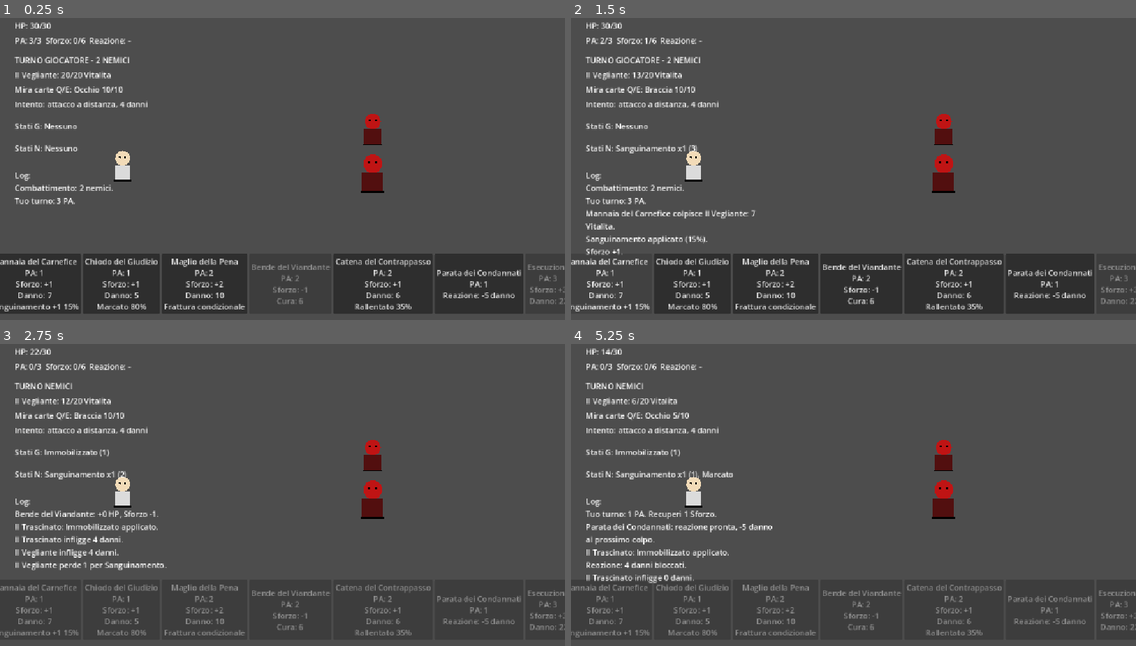
Above: before the commit, frames 1-4 (two rows, left to right).
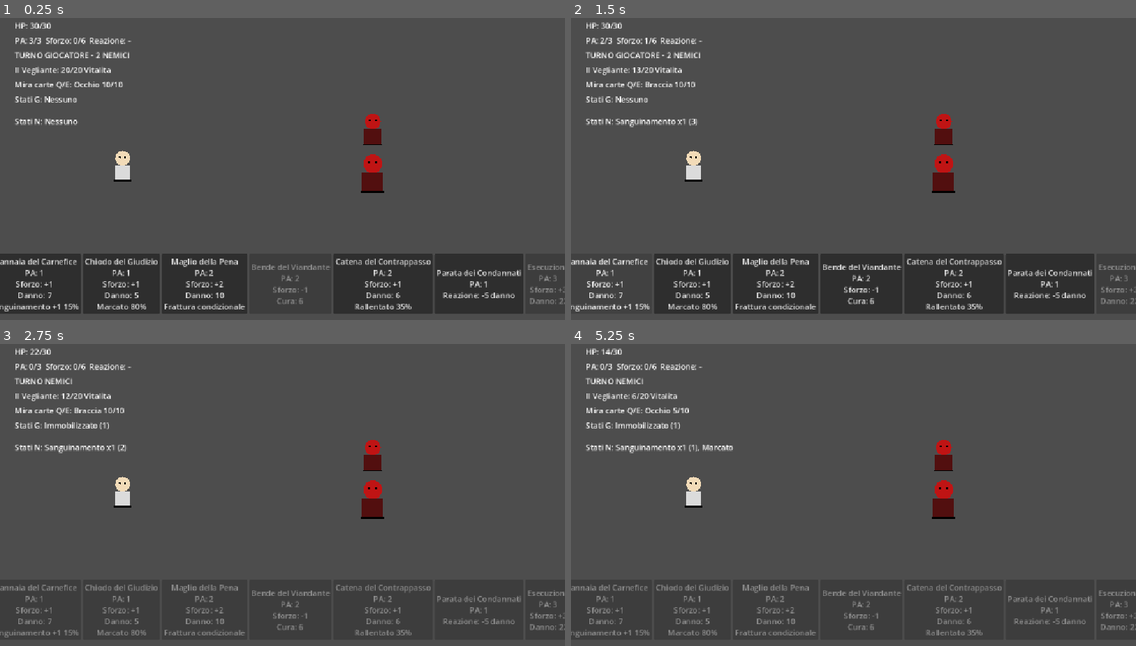
Above: after the commit, the same moments.

Repository: Chivas1504/Gioco
Game: Godot game, scene res://scenes/game.tscn
Two runs of this game, one before a commit and one after it. Both use one fixed random seed, a clock stepped at 60 frames per second and the inputs below.
Inputs (mouse positions are in pixels of both pictures, inside the frame that each line leads up to):
- Up to frame 1 (0.25 s): no input
- Up to frame 2 (1.5 s): tap Enter at 0.5 s; move the mouse to (977, 147) at 0.52 s; hold D (move_right) 0.53-1.25 s; tap Q at 0.6 s; click (977, 147) at 0.67 s; click "Mannaia del Carnefice PA: 1 S…" at 1.25 s
- Up to frame 3 (2.75 s): click "Bende del Viandante PA: 2 Sfo…" at 2 s
- Up to frame 4 (5.25 s): move the mouse to (740, 507) at 2.77 s; hold S (move_down) 2.78-3.5 s; tap E at 2.85 s; click "Chiodo del Giudizio PA: 1 Sfo…" at 3.5 s; move the mouse to (910, 419) at 4.27 s; hold D (move_right) 4.28-5 s; tap Tab at 4.35 s; click "Parata dei Condannati PA: 1 R…" at 5 s

The runs differ from the first frame. In frame 1, 2.3% of the frame differs, in the area x 2-27%, y 11-62%; in frame 2, 3.2%; in frame 3, 3.4%; in frame 4, 3.8%, in the area x 2-36%, y 11-80%.

Commit message:
Revert "Add combat log and enemy intent UI"
This reverts commit 347b0b99bf1e7e494917ab3c8c6db425ed51685a.

Diff:
--- a/scenes/game.tscn
+++ b/scenes/game.tscn
@@ -33,13 +33,13 @@
 offset_bottom = 40.0
 
 [node name="CombatPanel" type="Panel" parent="UI/HUD" unique_id=1667139331]
-custom_minimum_size = Vector2(420, 430)
+custom_minimum_size = Vector2(360, 260)
 custom_maximum_size = Vector2(0, 0)
 layout_mode = 0
 offset_left = 20.0
 offset_top = 20.0
-offset_right = 440.0
-offset_bottom = 450.0
+offset_right = 380.0
+offset_bottom = 280.0
 
 [node name="HPLabel" type="Label" parent="UI/HUD/CombatPanel" unique_id=1036347661]
 layout_mode = 0
@@ -53,69 +53,51 @@
 layout_mode = 0
 offset_left = 10.0
 offset_top = 40.0
-offset_right = 410.0
-offset_bottom = 75.0
+offset_right = 350.0
+offset_bottom = 63.0
 text = "PA: 3/3  Sforzo: 0/6  Reazione: -"
-autowrap_mode = 3
 
 [node name="StateLabel" type="Label" parent="UI/HUD/CombatPanel" unique_id=1573503359]
 layout_mode = 0
 offset_left = 10.0
-offset_top = 80.0
-offset_right = 410.0
-offset_bottom = 103.0
+offset_top = 70.0
+offset_right = 350.0
+offset_bottom = 93.0
 text = "ESPLORAZIONE"
 
 [node name="EnemyHPLabel" type="Label" parent="UI/HUD/CombatPanel" unique_id=641471336]
 layout_mode = 0
 offset_left = 10.0
-offset_top = 110.0
-offset_right = 410.0
-offset_bottom = 133.0
+offset_top = 100.0
+offset_right = 350.0
+offset_bottom = 123.0
 text = "Nemico: 25/25 HP"
 
 [node name="TargetPartLabel" type="Label" parent="UI/HUD/CombatPanel" unique_id=1209258386]
+custom_minimum_size = Vector2(10, 130)
 layout_mode = 0
 offset_left = 10.0
-offset_top = 140.0
-offset_right = 410.0
-offset_bottom = 163.0
+offset_top = 130.0
+offset_right = 350.0
+offset_bottom = 260.0
 text = "Mira carte: Testa"
 
-[node name="IntentLabel" type="Label" parent="UI/HUD/CombatPanel" unique_id=622934905]
+[node name="PlayerStatusLabel" type="Label" parent="UI/HUD/CombatPanel" unique_id=615252701]
+custom_maximum_size = Vector2(340, 40)
 layout_mode = 0
 offset_left = 10.0
-offset_top = 170.0
-offset_right = 410.0
-offset_bottom = 205.0
-text = "Intento: -"
-autowrap_mode = 3
-
-[node name="PlayerStatusLabel" type="Label" parent="UI/HUD/CombatPanel" unique_id=615252701]
-custom_maximum_size = Vector2(400, 40)
-layout_mode = 0
-offset_left = 10.0
-offset_top = 215.0
-offset_right = 410.0
-offset_bottom = 255.0
+offset_top = 160.0
+offset_right = 350.0
+offset_bottom = 200.0
 autowrap_mode = 3
 
 [node name="EnemyStatusLabel" type="Label" parent="UI/HUD/CombatPanel" unique_id=1127790825]
-custom_maximum_size = Vector2(400, 45)
+custom_maximum_size = Vector2(340, 45)
 layout_mode = 0
 offset_left = 10.0
-offset_top = 260.0
-offset_right = 410.0
-offset_bottom = 305.0
-autowrap_mode = 3
-
-[node name="CombatLogLabel" type="Label" parent="UI/HUD/CombatPanel" unique_id=125469030]
-layout_mode = 0
-offset_left = 10.0
-offset_top = 315.0
-offset_right = 410.0
-offset_bottom = 420.0
-text = "Log: -"
+offset_top = 205.0
+offset_right = 350.0
+offset_bottom = 250.0
 autowrap_mode = 3
 
 [node name="CardBar" type="HBoxContainer" parent="UI/HUD" unique_id=1747839705]
--- a/scripts/core/game.gd
+++ b/scripts/core/game.gd
@@ -8,7 +8,6 @@
 @onready var state_label: Label = $UI/HUD/CombatPanel/StateLabel
 @onready var enemy_hp_label: Label = $UI/HUD/CombatPanel/EnemyHPLabel
 @onready var target_part_label: Label = $UI/HUD/CombatPanel/TargetPartLabel
-@onready var intent_label: Label = $UI/HUD/CombatPanel/IntentLabel
 
 @onready var player_status_label: Label = (
 	$UI/HUD/CombatPanel/PlayerStatusLabel
@@ -16,10 +15,6 @@
 
 @onready var enemy_status_label: Label = (
 	$UI/HUD/CombatPanel/EnemyStatusLabel
-)
-
-@onready var combat_log_label: Label = (
-	$UI/HUD/CombatPanel/CombatLogLabel
 )
 
 @onready var card_bar = $UI/HUD/CardBar
@@ -40,7 +35,6 @@
 const PLAYER_COMBAT_POSITION := Vector2(250.0, 330.0)
 const ENEMY_COMBAT_CENTER := Vector2(760.0, 300.0)
 const ENEMY_COMBAT_SPACING := 90.0
-const MAX_COMBAT_LOG_LINES := 5
 
 
 var current_mode: String = GameMode.EXPLORATION
@@ -68,7 +62,6 @@
 var enemy_is_acting: bool = false
 var player_is_dead: bool = false
 var player_actions_remaining: int = PLAYER_MAX_ACTIONS
-var combat_log: Array[String] = []
 
 var mannaia_del_carnefice: CardData
 var chiodo_del_giudizio: CardData
@@ -265,7 +258,6 @@
 
 	enemy_is_acting = false
 	player.velocity = Vector2.ZERO
-	combat_log.clear()
 
 	card_bar.visible = false
 
@@ -293,7 +285,6 @@
 
 	current_mode = GameMode.COMBAT
 	player.velocity = Vector2.ZERO
-	combat_log.clear()
 
 	_save_exploration_positions()
 	_arrange_combat_stage()
@@ -310,13 +301,6 @@
 
 	_update_enemy_visibility()
 	_update_enemy_selection_visuals()
-	_add_combat_log(
-		"Combattimento: "
-		+ str(
-			_count_alive_combat_enemies()
-		)
-		+ " nemici."
-	)
 	_begin_player_activation()
 
 
@@ -877,12 +861,6 @@
 	if not _is_card_available(
 		card
 	):
-		if card != null:
-			_add_combat_log(
-				card.card_name
-				+ " non e disponibile."
-			)
-
 		return
 
 	if card.is_reaction():
@@ -922,53 +900,16 @@
 			_get_selected_body_part()
 		)
 
-		var damage_result: Dictionary = target_enemy.take_part_damage(
+		target_enemy.take_part_damage(
 			target_part,
 			modified_damage
 		)
-
-		_add_combat_log(
-			card.card_name
-			+ " colpisce "
-			+ target_enemy.get_enemy_name()
-			+ " / "
-			+ target_part
-			+ ": "
-			+ str(
-				damage_result.get(
-					"part_damage",
-					0
-				)
-			)
-			+ " parte, "
-			+ str(
-				damage_result.get(
-					"vitality_damage",
-					0
-				)
-			)
-			+ " Vitalita."
-		)
 	else:
-		var vitality_damage: int = target_enemy.take_vitality_damage(
+		target_enemy.take_vitality_damage(
 			modified_damage
 		)
 
-		_add_combat_log(
-			card.card_name
-			+ " colpisce "
-			+ target_enemy.get_enemy_name()
-			+ ": "
-			+ str(vitality_damage)
-			+ " Vitalita."
-		)
-
 	if target_enemy.is_dead():
-		_add_combat_log(
-			target_enemy.get_enemy_name()
-			+ " muore."
-		)
-
 		_handle_enemy_death(
 			target_enemy
 		)
@@ -989,15 +930,6 @@
 		card
 	)
 
-	if card.effort_generated != 0:
-		_add_combat_log(
-			"Sforzo "
-			+ _format_signed_int(
-				card.effort_generated
-			)
-			+ "."
-		)
-
 	_update_ui()
 	_finish_player_action(
 		card.action_cost
@@ -1027,28 +959,6 @@
 				card.status_to_apply,
 				card.status_duration,
 				card.status_stacks
-			)
-
-			_add_combat_log(
-				card.status_to_apply
-				+ " applicato ("
-				+ str(
-					roundi(
-						status_chance * 100.0
-					)
-				)
-				+ "%)."
-			)
-		else:
-			_add_combat_log(
-				card.status_to_apply
-				+ " mancato ("
-				+ str(
-					roundi(
-						status_chance * 100.0
-					)
-				)
-				+ "%)."
 			)
 
 	if card.fracture_selected_part:
@@ -1077,30 +987,6 @@
 				target_part
 			)
 
-			_add_combat_log(
-				"Frattura a "
-				+ target_part
-				+ " riuscita ("
-				+ str(
-					roundi(
-						fracture_chance * 100.0
-					)
-				)
-				+ "%)."
-			)
-		else:
-			_add_combat_log(
-				"Frattura a "
-				+ target_part
-				+ " mancata ("
-				+ str(
-					roundi(
-						fracture_chance * 100.0
-					)
-				)
-				+ "%)."
-			)
-
 
 func _get_status_chance(
 	card: CardData,
@@ -1167,8 +1053,6 @@
 func _use_healing_card(
 	card: CardData
 ) -> void:
-	var old_hp: int = player_hp
-
 	player_hp = mini(
 		player_hp + card.healing,
 		PLAYER_MAX_HP
@@ -1176,17 +1060,6 @@
 
 	_apply_card_effort(
 		card
-	)
-
-	_add_combat_log(
-		card.card_name
-		+ ": +"
-		+ str(player_hp - old_hp)
-		+ " HP, Sforzo "
-		+ _format_signed_int(
-			card.effort_generated
-		)
-		+ "."
 	)
 
 	_update_ui()
@@ -1213,13 +1086,6 @@
 		card
 	)
 
-	_add_combat_log(
-		card.card_name
-		+ ": reazione pronta, -"
-		+ str(player_reaction_block)
-		+ " danno al prossimo colpo."
-	)
-
 	_update_ui()
 	_finish_player_action(
 		card.action_cost
@@ -1236,15 +1102,6 @@
 	)
 
 
-func _format_signed_int(
-	value: int
-) -> String:
-	if value > 0:
-		return "+" + str(value)
-
-	return str(value)
-
-
 func _finish_player_action(
 	action_cost: int
 ) -> void:
@@ -1281,18 +1138,9 @@
 		0
 	)
 
-	if burn_damage > 0:
-		_add_combat_log(
-			"Ustione: "
-			+ str(burn_damage)
-			+ " danni."
-		)
-
 	if player_hp <= 0:
 		_player_died()
 		return false
-
-	var effort_before_recovery: int = player_effort
 
 	player_effort = maxi(
 		player_effort - PLAYER_EFFORT_RECOVERY,
@@ -1331,21 +1179,6 @@
 
 	enemy_is_acting = false
 
-	var turn_message: String = (
-		"Tuo turno: "
-		+ str(player_actions_remaining)
-		+ " PA."
-	)
-
-	if effort_before_recovery != player_effort:
-		turn_message += (
-			" Recuperi 1 Sforzo."
-		)
-
-	_add_combat_log(
-		turn_message
-	)
-
 	_update_ui()
 	return true
 
@@ -1366,13 +1199,6 @@
 		player_hp - bleeding_damage,
 		0
 	)
-
-	if bleeding_damage > 0:
-		_add_combat_log(
-			"Sanguinamento: "
-			+ str(bleeding_damage)
-			+ " danni."
-		)
 
 	if player_hp <= 0:
 		_player_died()
@@ -1429,11 +1255,6 @@
 	)
 
 	if enemy_unit.is_dead():
-		_add_combat_log(
-			enemy_unit.get_enemy_name()
-			+ " muore."
-		)
-
 		_handle_enemy_death(
 			enemy_unit
 		)
@@ -1449,11 +1270,6 @@
 	)
 
 	if enemy_is_stunned:
-		_add_combat_log(
-			enemy_unit.get_enemy_name()
-			+ " e stordito."
-		)
-
 		_finish_single_enemy_turn(
 			enemy_unit
 		)
@@ -1547,21 +1363,13 @@
 			1
 		)
 
-		_add_combat_log(
-			enemy_unit.get_enemy_name()
-			+ ": "
-			+ status_name
-			+ " applicato."
-		)
-
 	_apply_enemy_damage(
 		int(
 			action.get(
 				"damage",
 				0
 			)
-		),
-		enemy_unit.get_enemy_name()
+		)
 	)
 
 	_play_enemy_action_motion(
@@ -1586,8 +1394,7 @@
 				"damage",
 				0
 			)
-		),
-		enemy_unit.get_enemy_name()
+		)
 	)
 
 	_play_enemy_action_motion(
@@ -1606,8 +1413,7 @@
 	enemy_unit: EnemyUnit
 ) -> void:
 	_apply_enemy_damage(
-		enemy_unit.get_attack_damage(),
-		enemy_unit.get_enemy_name()
+		enemy_unit.get_attack_damage()
 	)
 
 	_play_enemy_action_motion(
@@ -1623,24 +1429,14 @@
 
 
 func _apply_enemy_damage(
-	damage: int,
-	source_name: String
+	damage: int
 ) -> void:
 	if player_statuses.consume_marked():
 		damage = roundi(
 			damage * 1.25
 		)
 
-		_add_combat_log(
-			"Marcato consumato: danno nemico aumentato."
-		)
-
 	if player_reaction_block > 0:
-		var blocked_damage: int = mini(
-			damage,
-			player_reaction_block
-		)
-
 		damage = maxi(
 			damage - player_reaction_block,
 			0
@@ -1648,26 +1444,11 @@
 
 		player_reaction_block = 0
 
-		_add_combat_log(
-			"Reazione: "
-			+ str(blocked_damage)
-			+ " danni bloccati."
-		)
-
-	var old_hp: int = player_hp
-
 	player_hp = maxi(
 		player_hp - damage,
 		0
 	)
 
-	_add_combat_log(
-		source_name
-		+ " infligge "
-		+ str(old_hp - player_hp)
-		+ " danni."
-	)
-
 	_update_ui()
 
 	if player_hp <= 0:
@@ -1678,24 +1459,7 @@
 	enemy_unit: EnemyUnit
 ) -> void:
 	if not enemy_unit.is_dead():
-		var result: Dictionary = (
-			enemy_unit.end_activation()
-		)
-
-		var bleeding_damage: int = int(
-			result.get(
-				"bleeding_damage_applied",
-				0
-			)
-		)
-
-		if bleeding_damage > 0:
-			_add_combat_log(
-				enemy_unit.get_enemy_name()
-				+ " perde "
-				+ str(bleeding_damage)
-				+ " per Sanguinamento."
-			)
+		enemy_unit.end_activation()
 
 	if enemy_unit.is_dead():
 		_handle_enemy_death(
@@ -1786,100 +1550,8 @@
 
 	player.velocity = Vector2.ZERO
 	card_bar.visible = false
-	_add_combat_log(
-		"Il giocatore cade."
-	)
 
 	_update_ui()
-
-
-func _add_combat_log(
-	message: String
-) -> void:
-	if message.is_empty():
-		return
-
-	combat_log.append(
-		message
-	)
-
-	while combat_log.size() > MAX_COMBAT_LOG_LINES:
-		combat_log.remove_at(0)
-
-	_update_combat_log_label()
-
-
-func _update_combat_log_label() -> void:
-	if combat_log_label == null:
-		return
-
-	if combat_log.is_empty():
-		combat_log_label.text = "Log: -"
-		return
-
-	combat_log_label.text = (
-		"Log:\n"
-		+ "\n".join(
-			combat_log
-		)
-	)
-
-
-func _update_intent_label() -> void:
-	if intent_label == null:
-		return
-
-	intent_label.text = (
-		"Intento: "
-		+ _get_selected_enemy_intent_text()
-	)
-
-
-func _get_selected_enemy_intent_text() -> String:
-	if not _is_combat_mode():
-		return "-"
-
-	if selected_enemy == null:
-		return "-"
-
-	if selected_enemy.is_dead():
-		return "-"
-
-	if selected_enemy.status_manager.has_status(
-		StatusManager.STUN
-	):
-		return "salta il turno"
-
-	if selected_enemy.can_use_special_ability():
-		match selected_enemy.get_special_ability():
-			EnemyAbilitySystem.ACTION_CHAIN_PULL:
-				return (
-					"catena, "
-					+ str(
-						maxi(
-							selected_enemy.get_attack_damage() - 1,
-							0
-						)
-					)
-					+ " danni + Immobilizzato"
-				)
-
-			EnemyAbilitySystem.ACTION_RANGED_ATTACK:
-				return (
-					"attacco a distanza, "
-					+ str(
-						selected_enemy.get_attack_damage()
-					)
-					+ " danni"
-				)
-
-	return (
-		"attacco, "
-		+ str(
-			selected_enemy.get_attack_damage()
-		)
-		+ " danni"
-	)
 
 
 func _status_summary_to_text(
@@ -2009,8 +1681,6 @@
 		)
 
 	_update_status_labels()
-	_update_intent_label()
-	_update_combat_log_label()
 	_refresh_card_bar()
 	_update_enemy_selection_visuals()
 
Not shown, changed: CHANGELOG_MODIFICHE.md
